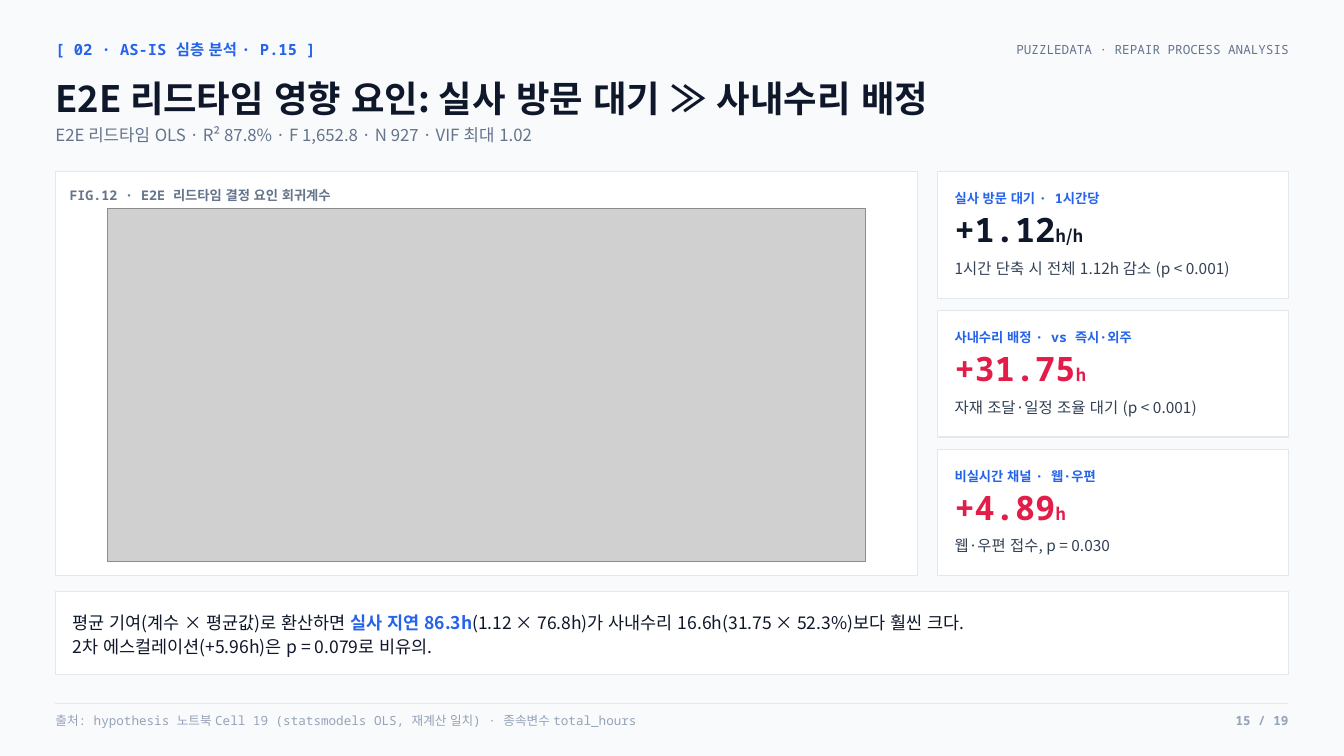
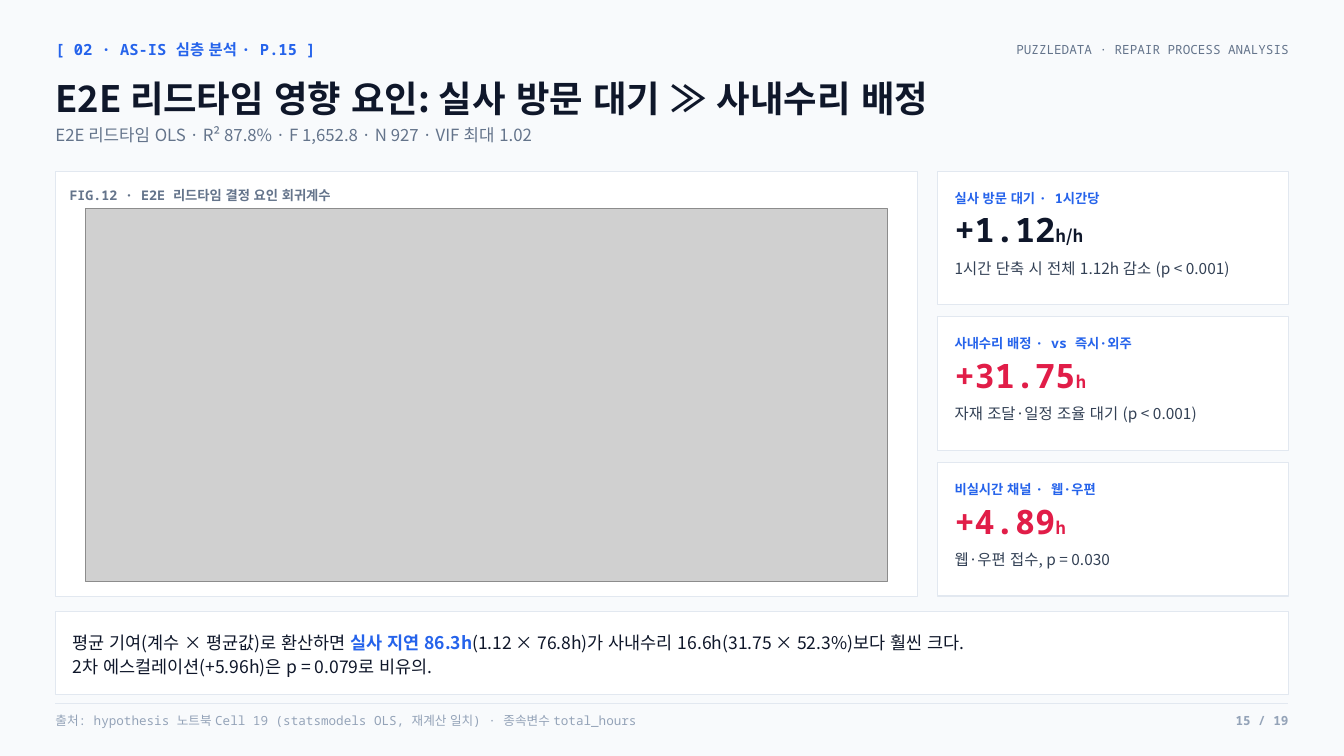
Before and after one commit to nus1245/puzzle_data, a slide deck: slide 15 of outputs/pptx/puzzledata_repair_report.pptx. Drawn at 1344x756 pixels with LibreOffice and Linux fonts; fonts in the diff are those of the drawing; grey boxes stand for pictures. Boxes give left, top, right and bottom in pixels: in the first picture for what was removed or moved away, otherwise in the second. Text is boxed around its words. In the diff, an @@ line names an element or a change of style, - is before the commit and + after.

```diff
--- a/outputs/pptx/puzzledata_repair_report.pptx
+++ b/outputs/pptx/puzzledata_repair_report.pptx
@@ rectangle: place and size @@
-rectangle at [55, 171, 918, 576]
+rectangle at [55, 171, 918, 596]
@@ rectangle: place and size @@
-rectangle at [938, 171, 1289, 298]
+rectangle at [938, 171, 1289, 304]
@@ picture: place and size @@
-picture at [107, 209, 865, 562]
+picture at [86, 209, 887, 582]
@@ rectangle: place and size @@
-rectangle at [938, 311, 1289, 438]
+rectangle at [938, 317, 1289, 450]
@@ 3 texts: place and size @@
-3 texts at [955, 331, 1197, 417]
+3 texts at [955, 337, 1197, 423]
@@ rectangle: place and size @@
-rectangle at [938, 450, 1289, 577]
+rectangle at [938, 463, 1289, 596]
@@ 3 texts: place and size @@
-3 texts at [955, 470, 1110, 555]
+3 texts at [955, 483, 1110, 569]
@@ rectangle: place and size @@
-rectangle at [55, 591, 1289, 675]
+rectangle at [55, 611, 1289, 695]
@@ text "평균 기여(계수 × 평균값)로 환산하면 ...": place and size @@
-text "평균 기여(계수 × 평균값)로 환산하면 ..." at [73, 614, 964, 657]
+text "평균 기여(계수 × 평균값)로 환산하면 ..." at [73, 634, 964, 677]
```
Also in this commit, not shown: 5 other slides changed, 11 other files.
